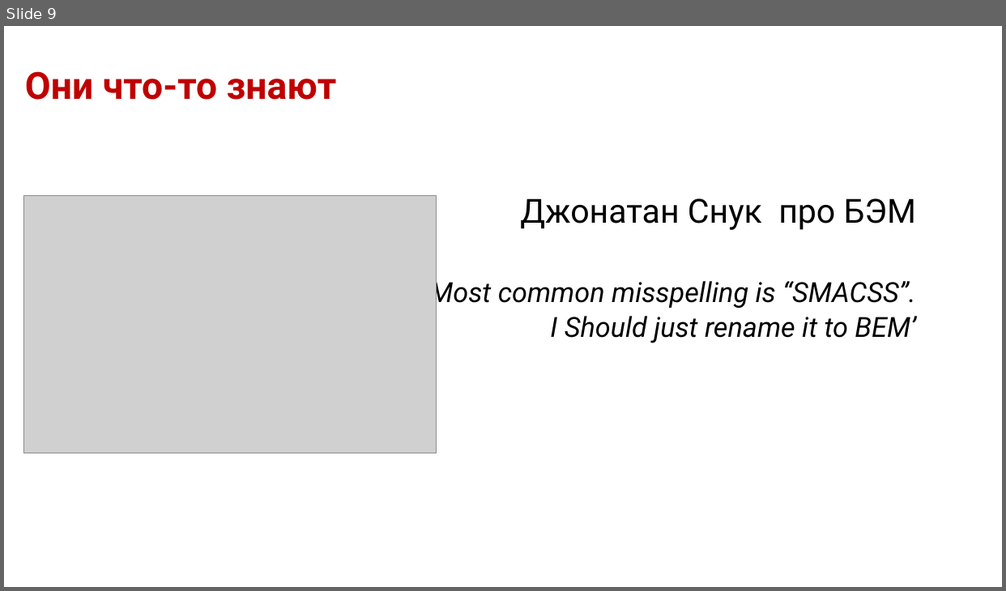
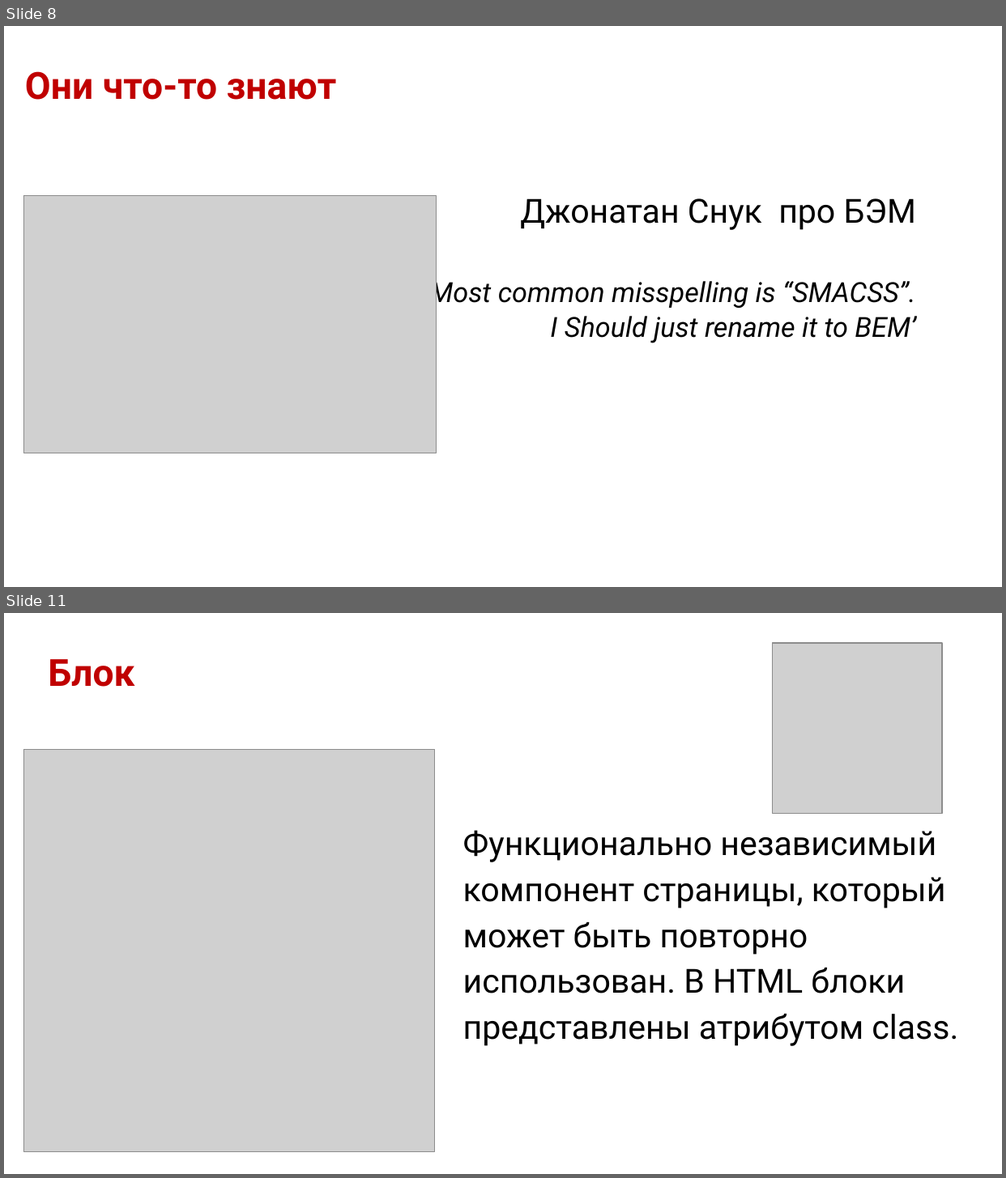
Before and after one commit to dedn/BEM, a slide deck: bem.odp. Shown one above the other, each under a label of ours: slide 9 before the commit, slides 8 and 11 after it; the slides between them are not shown. The pictures are 1006x591 and 1006x1178 pixels, drawn with LibreOffice and Linux fonts; fonts in the diff are those of the drawing; grey boxes stand for pictures; background and template pictures are left out. Boxes give left, top, right and bottom in pixels: in the first picture for what was removed or moved away, otherwise in the second. Text is boxed around its words. In the diff, an @@ line names an element or a change of style, - is before the commit and + after.

```diff
--- a/bem.odp
+++ b/bem.odp
@@ slide 11 added at box(4, 613, 1002, 1174), background #FFFFFF @@
@@ title added at box(48, 659, 134, 687), 27 pt, text #C00000, bold @@
+Блок
@@ picture added at box(773, 643, 942, 814) @@
@@ picture added at box(24, 750, 435, 1152) @@
@@ title added at box(463, 830, 958, 1046), 24 pt, text #000000 @@
+Функционально независимый компонент страницы, который может быть повторно использован. В HTML блоки представлены атрибутом class.
@@ what was slide 9 is now slide 8 @@
```
Also in this commit, not shown: 7 slides changed, 6 other slides added, 2 slides removed, 11 other files.
